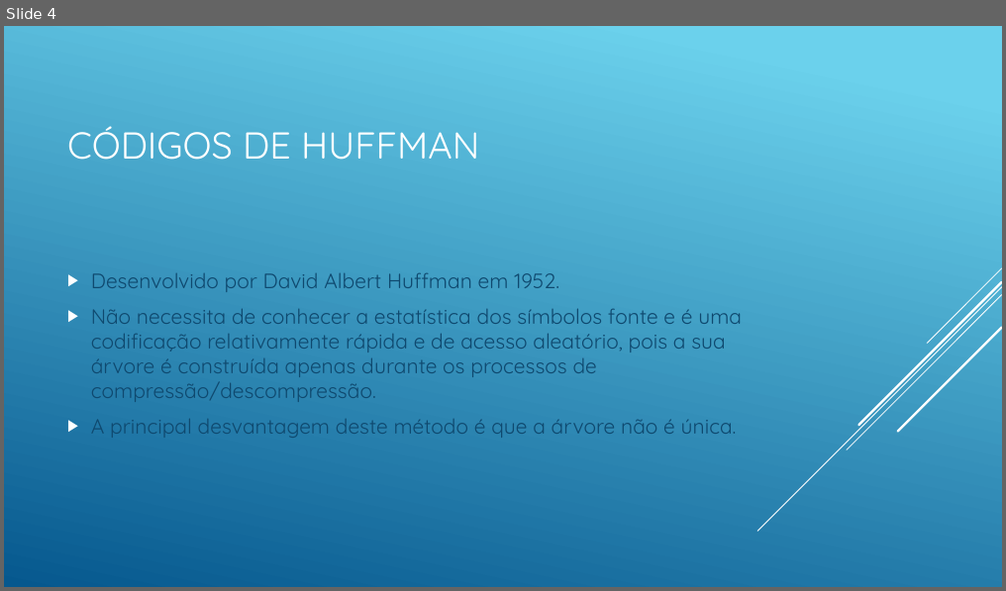
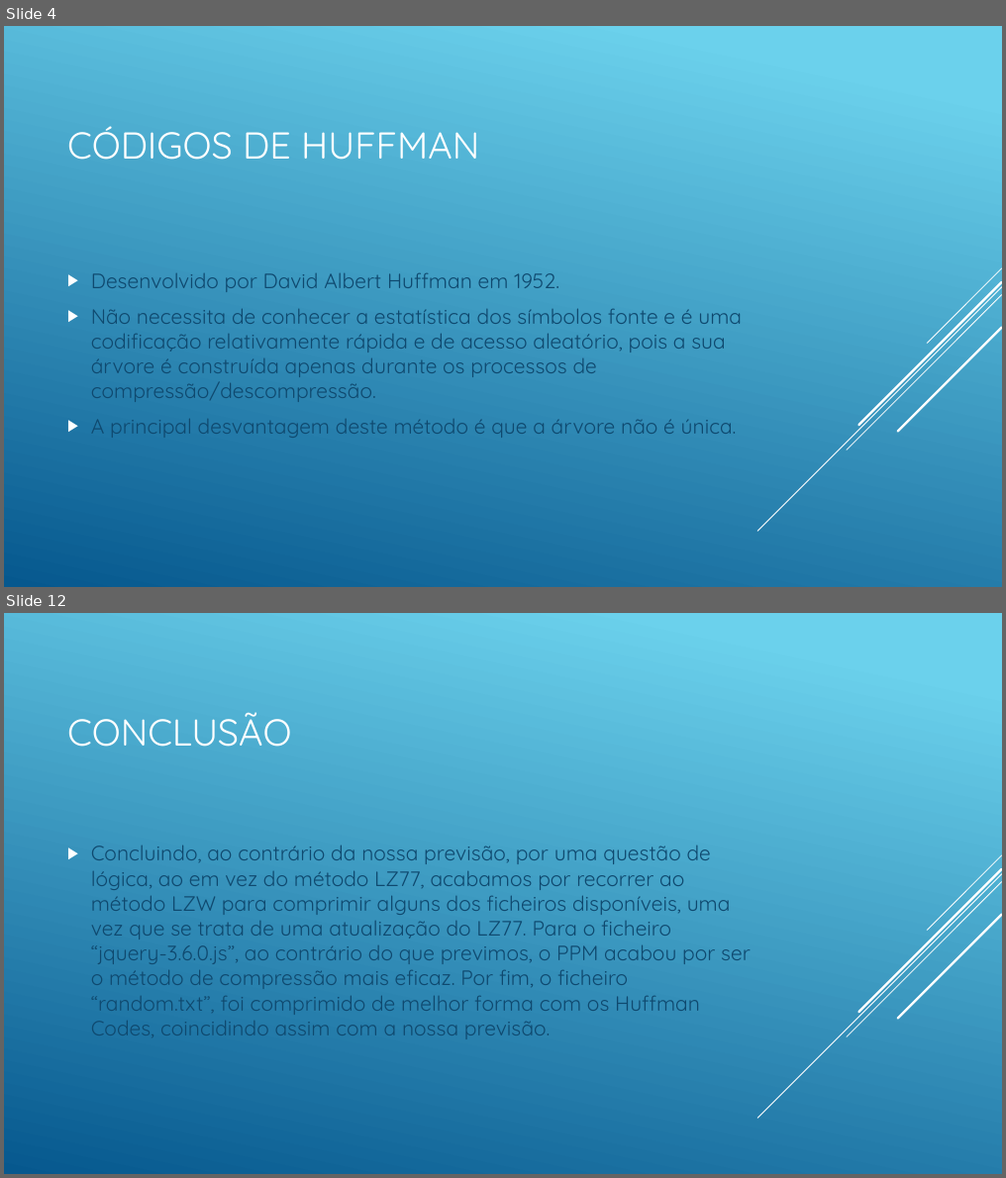
Before and after one commit to fabirino/TI_TP2, a slide deck: Apresentacao.pptx. Shown one above the other, each under a label of ours: slide 4 before the commit, slides 4 and 12 after it; the slides between them are not shown. The pictures are 1006x591 and 1006x1178 pixels, drawn with LibreOffice and Linux fonts; fonts in the diff are those of the drawing. Boxes give left, top, right and bottom in pixels: in the first picture for what was removed or moved away, otherwise in the second. Text is boxed around its words. In the diff, an @@ line names an element or a change of style, - is before the commit and + after.

```diff
--- a/Apresentacao.pptx
+++ b/Apresentacao.pptx
@@ slide 12 added at box(4, 613, 1002, 1174), background gradient #6ED2EB to #06588E; not listed: 5 template elements that a slide beside it also shows @@
@@ title added at box(67, 712, 291, 747), 36 pt, text #FFFFFF @@
+CONCLUSÃO
@@ text added at box(91, 846, 750, 1040), 20 pt, text #0F496F @@
+▶ Concluindo, ao contrário da nossa previsão, por uma questão de lógica, ao em vez do método LZ77, acabamos por recorrer ao método LZW para comprimir alguns dos ficheiros disponíveis, uma vez que se trata de uma atualização do LZ77. Para o ficheiro “jquery-3.6.0.js”, ao contrário do que previmos, o PPM acabou por ser o método de compressão mais eficaz. Por fim, o ficheiro “random.txt”, foi comprimido de melhor forma com os Huffman Codes, coincidindo assim com a nossa previsão.
```
Also in this commit, not shown: 6 slides changed, 1 other slide added, 1 slide removed, 3 other files.
